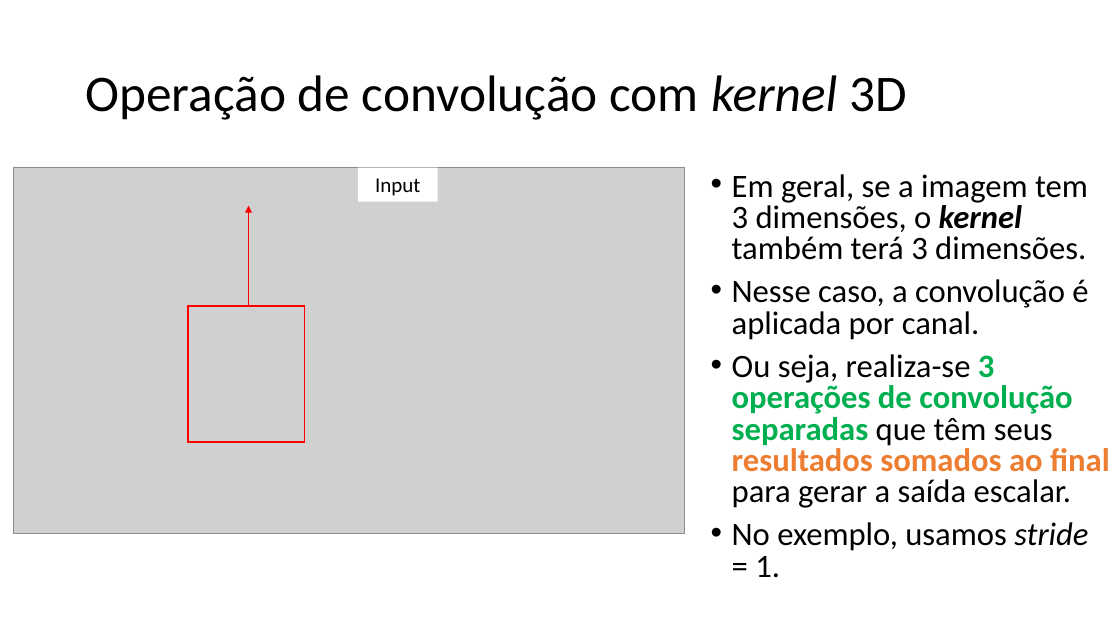
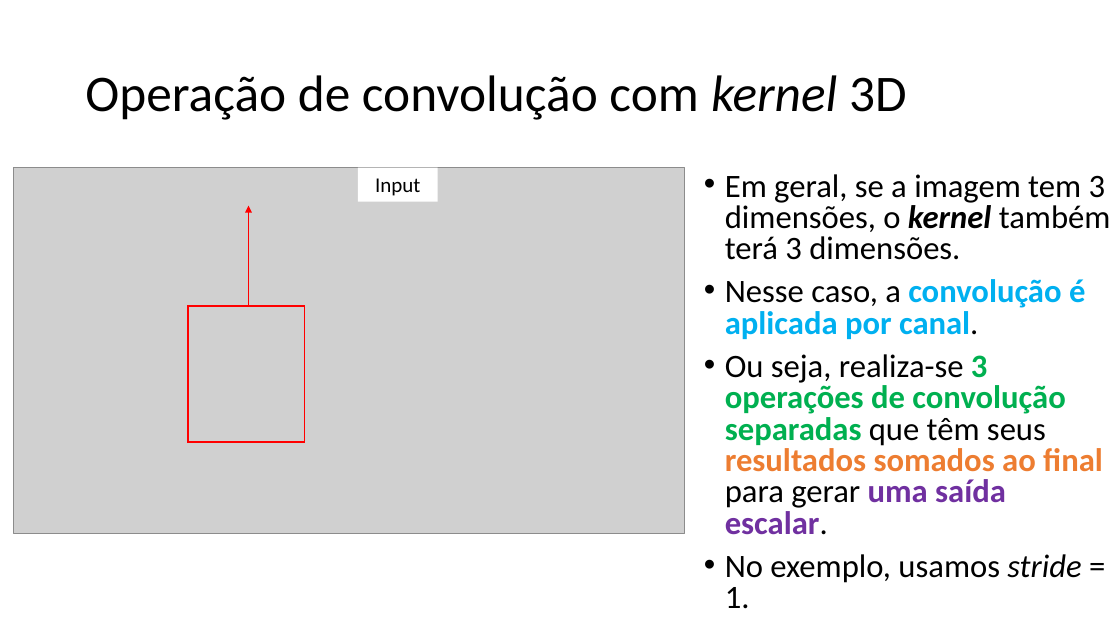
Before and after one commit to zz4fap/c24_inteligencia_artificial, a slide deck: slide 43 of slides/C24_CNN.pptx. Drawn at 1120x630 pixels with LibreOffice and Linux fonts; fonts in the diff are those of the drawing; grey boxes stand for pictures. Boxes give left, top, right and bottom in pixels: in the first picture for what was removed or moved away, otherwise in the second. Text is boxed around its words. In the diff, an @@ line names an element or a change of style, - is before the commit and + after.

```diff
--- a/slides/C24_CNN.pptx
+++ b/slides/C24_CNN.pptx
@@ text at bbox=[725, 279, 1085, 339]: text colour #000000 to #00B0F0, bold on in "convolução é aplicada por canal." @@
@@ text at bbox=[725, 354, 1103, 535]: text changed @@
-• Ou seja, realiza-se 3 operações de convolução separadas que têm seus resultados somados ao final para gerar a saída escalar.
+• Ou seja, realiza-se 3 operações de convolução separadas que têm seus resultados somados ao final para gerar uma saída escalar.
```
Also in this commit, not shown: 11 other slides changed, 1 slide removed.
